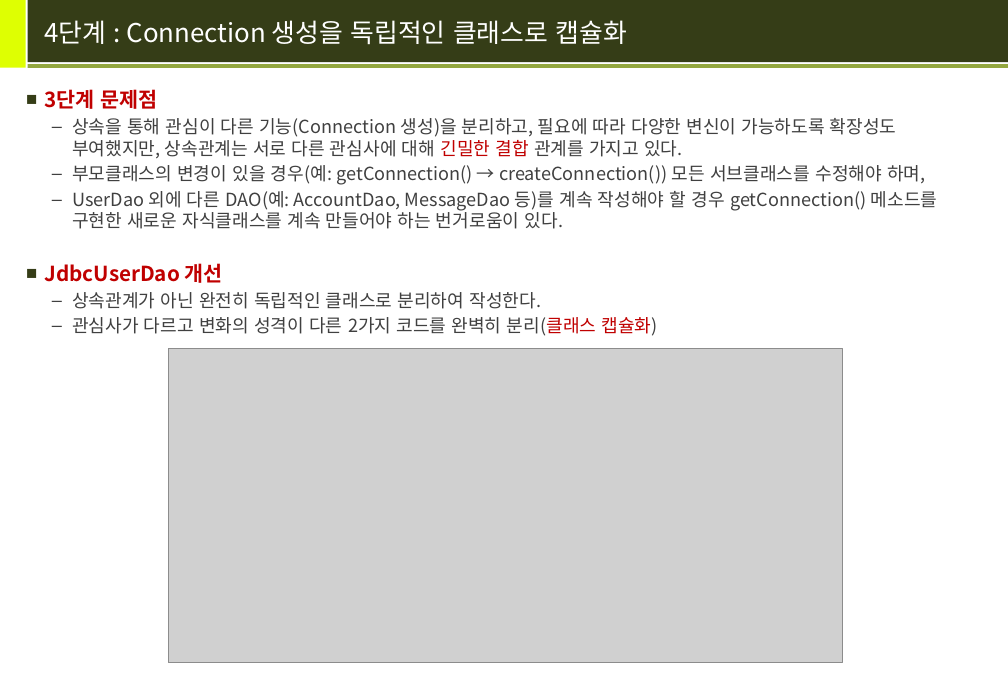
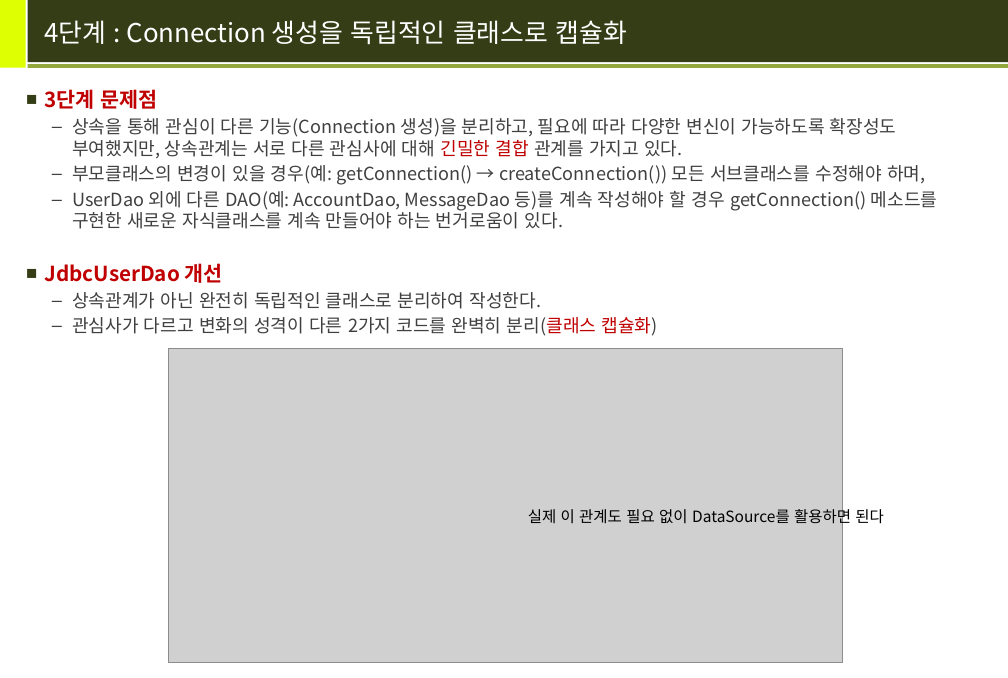
Before and after one commit to hojinWoo/eduagain, a slide deck: slide 11 of 2. DB & JDBC/JDBC/OOP 기본 원리를 적용한 데이터베이스 연동.pptx. Drawn at 1008x678 pixels with LibreOffice and Linux fonts; fonts in the diff are those of the drawing; grey boxes stand for pictures. Boxes give left, top, right and bottom in pixels: in the first picture for what was removed or moved away, otherwise in the second. Text is boxed around its words. In the diff, an @@ line names an element or a change of style, - is before the commit and + after.

```diff
--- a/2. DB & JDBC/JDBC/OOP 기본 원리를 적용한 데이터베이스 연동.pptx
+++ b/2. DB & JDBC/JDBC/OOP 기본 원리를 적용한 데이터베이스 연동.pptx
@@ text added at <box>528,507,883,527</box>, 12 pt, text #000000 @@
+실제 이 관계도 필요 없이 DataSource를 활용하면 된다
```
Also in this commit, not shown: 1 other slide changed, 4 other files.
